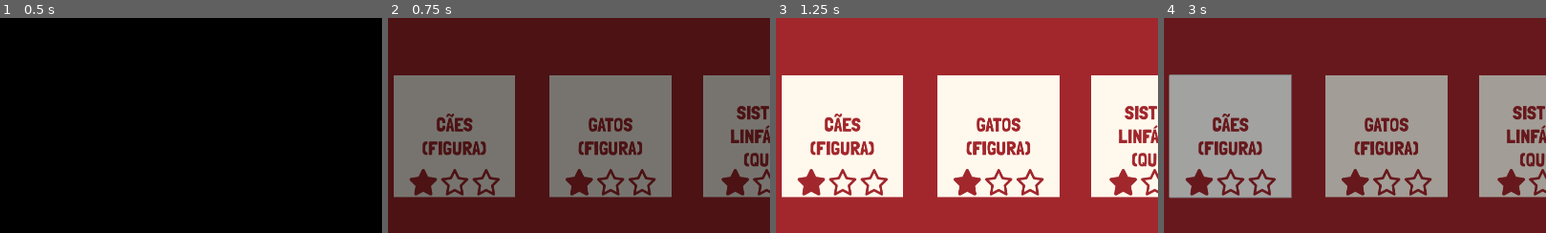
Above: before the commit, frames 1-4 (left to right).
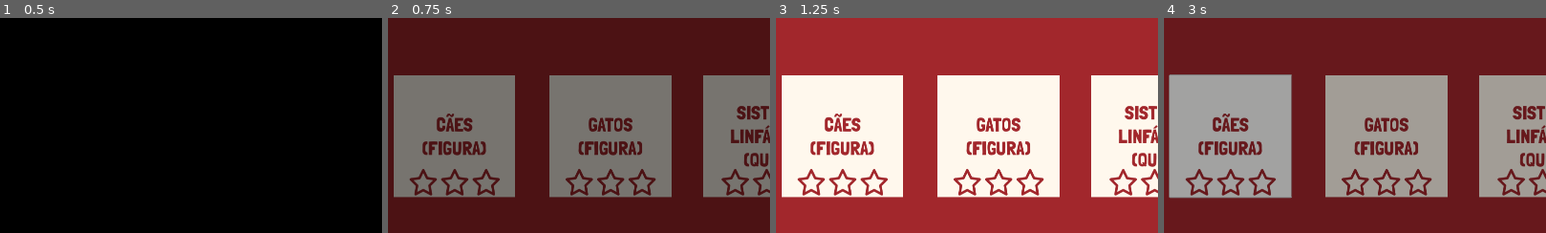
Above: after the commit, the same moments.

Repository: telmotrooper/vet-game
Game: Godot game, scene res://main.tscn
Two runs of this game, one before a commit and one after it. Both use one fixed random seed, a clock stepped at 60 frames per second and the inputs below.
Inputs (mouse positions are % of the whole screen's width and height, from its top left):
- Up to frame 1 (0.5 s): no input
- Up to frame 2 (0.75 s): tap Enter at 0.5 s
- Up to frame 3 (1.25 s): no input
- Up to frame 4 (3 s): click (90, 6) at 1.25 s; click (96, 6) at 2 s; click "CÃES (FIGURA)" at 2.75 s
The pictures show only the part of the screen within x 21-71%, y 50-100%; the shares and areas given below are measured in that part.

Frame 1 is identical in both runs. In frame 2, 0.7% of the frame differs, in the area x 5-94%, y 70-82%; in frame 3, 0.9%, in the area x 5-95%, y 70-83%; in frame 4, 0.8%.

Commit message:
assign and display star count

Diff:
--- a/title_screen/level_button.gd
+++ b/title_screen/level_button.gd
@@ -3,9 +3,14 @@
 @export var target_scene: String
 
 func _ready() -> void:
+	var star_count := 0
+
+	if GameState.stars_per_level.has(target_scene):
+		star_count = GameState.stars_per_level[target_scene]
+
 	for child in get_children():
 		if child is LevelStarCounter:
-			child.set_stars(1)
+			child.set_stars(star_count)
 
 func _pressed() -> void:
 	GameState.load_scene(target_scene)
--- a/ui/victory_panel.gd
+++ b/ui/victory_panel.gd
@@ -7,6 +7,7 @@
 	%Stars/Star.texture = filled_star if quantity >= 1 else empty_star
 	%Stars/Star2.texture = filled_star if quantity >= 2 else empty_star
 	%Stars/Star3.texture = filled_star if quantity >= 3 else empty_star
+	GameState.stars_per_level[GameState.current_scene] = quantity
 
 func show_panel():
 	for star in %Stars.get_children():
